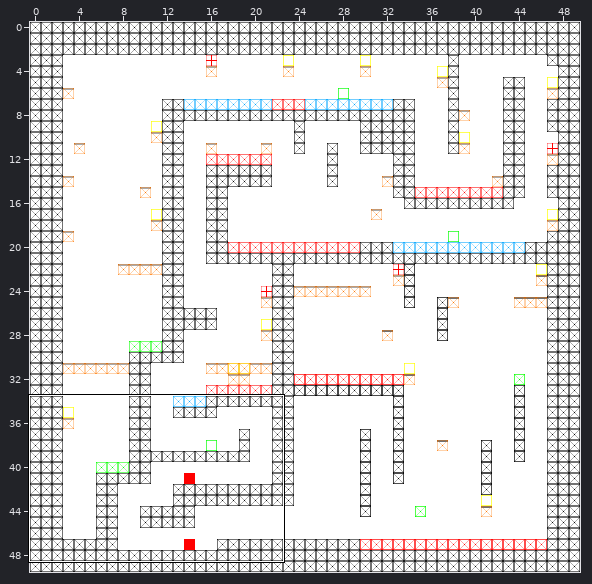
Tiled map: TiledAssets/TiledMaps/Level5.tmx. Above: a wide view before the commit, with the close-up outlined.
Close-up. The starting point:
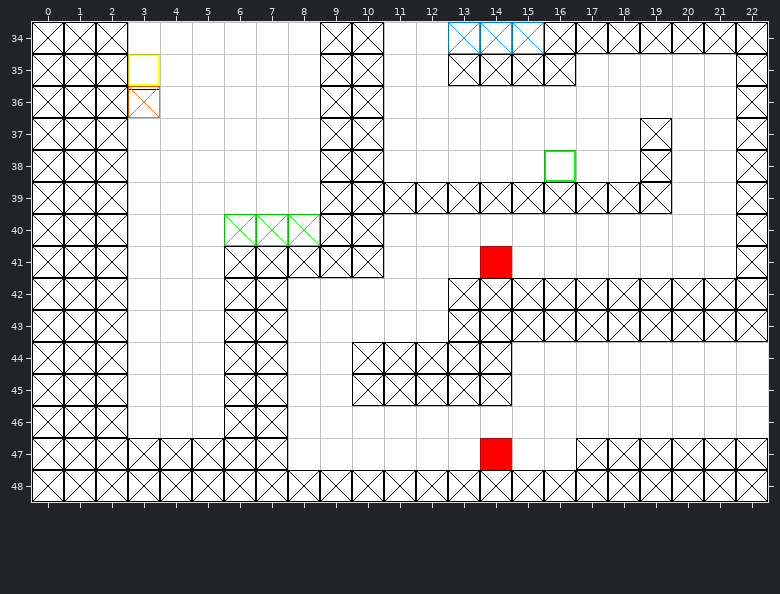
Cells are 32x32 px. Shown: x 0..22, y 34..48. The commit also changed other parts of the map, which this record leaves out.
After the commit:
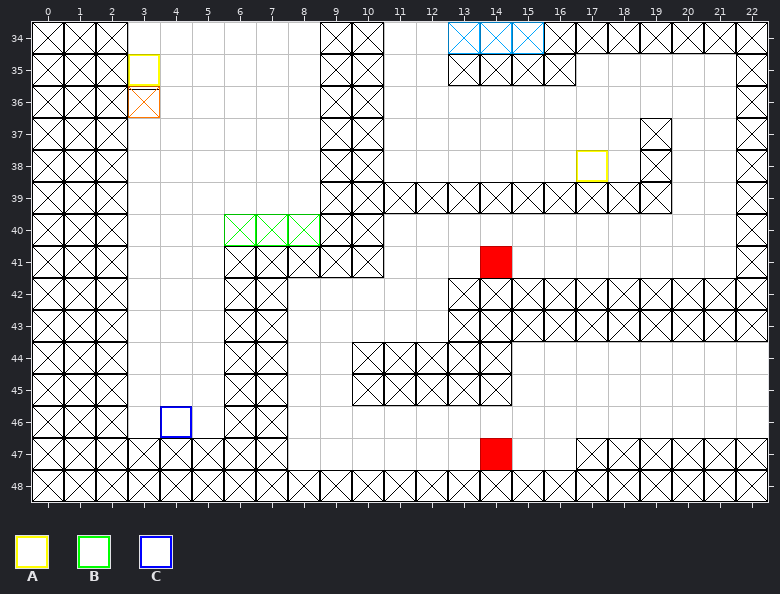
Key: from "EnemySheet": A 1 "Turret", B 2 "Frog"; from "PlayerSheet": C 0 "Player".
Objects are placed by their top-left corner, in cells (3,4 is the top-left corner of cell 3,4); size is 1x1 cell unless given.
Change:
Layer "objects":
A new object: A "Turret" at 17,38.
A new object: C "Player" at 4,46.
Object B "Frog" at 16,38 is removed.
